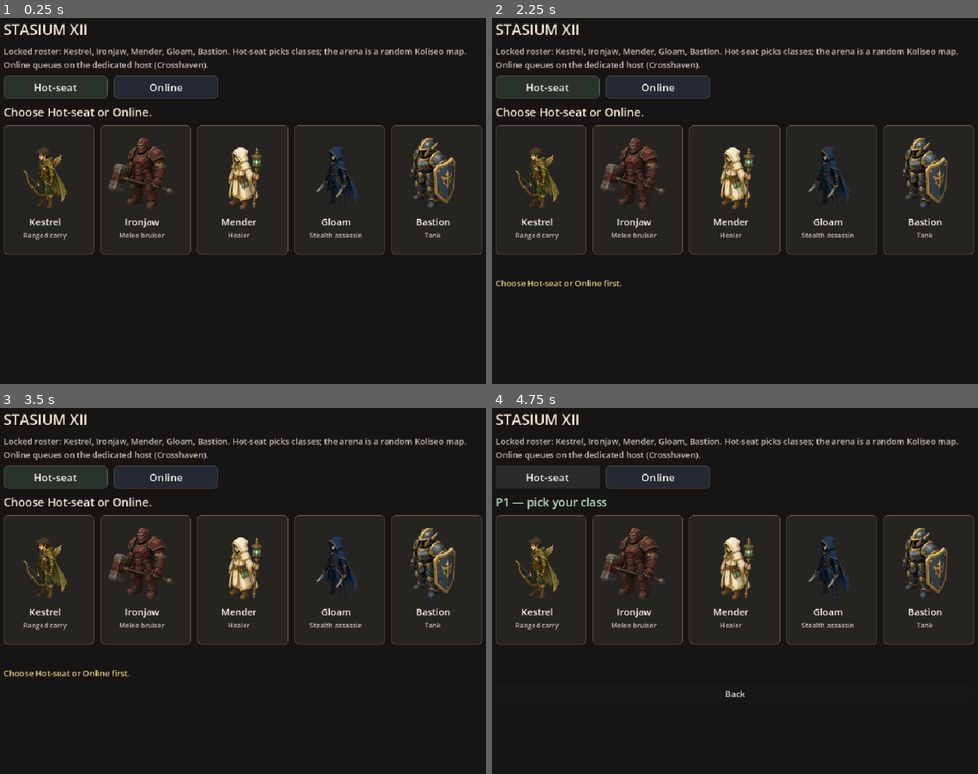
Above: before the commit, frames 1-4 (two rows, left to right).
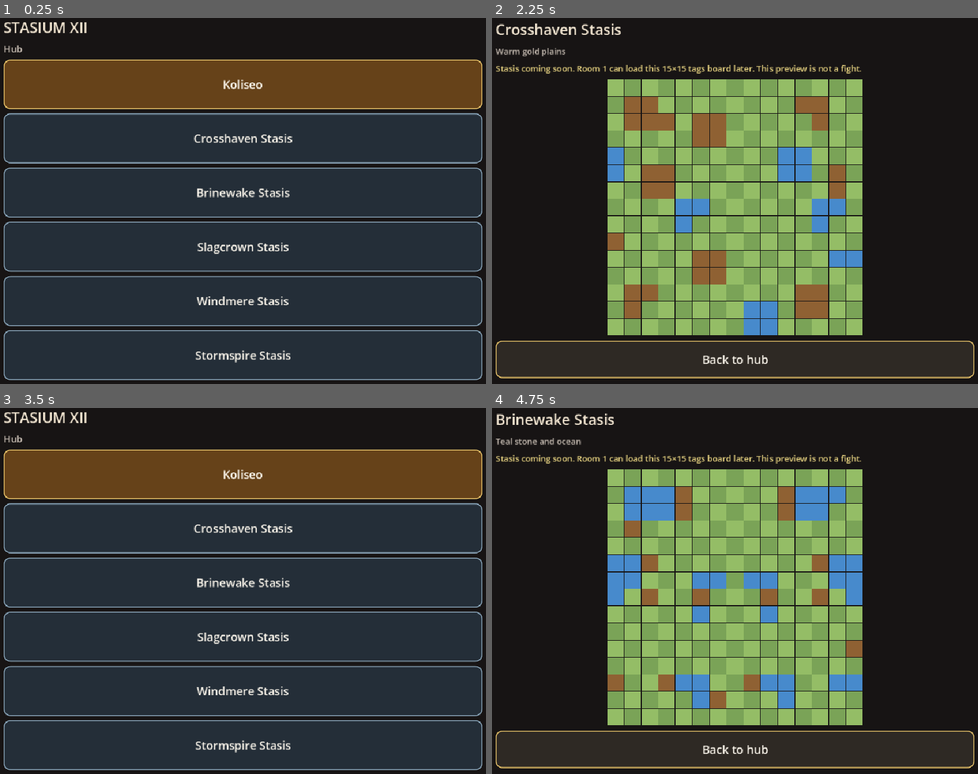
Above: after the commit, the same moments.

Repository: maurogp12/stasiumxii
Game: Godot game, scene res://scenes/mobile_hub.tscn
The game is run twice, just before and just after one commit, with the same random seed, the same clock (stepped at 60 frames per second) and the same inputs. Before the commit the project starts from res://scenes/class_select.tscn.
Inputs (mouse positions are in pixels of both pictures, inside the frame that each line leads up to):
- Up to frame 1 (0.25 s): no input
- Up to frame 2 (2.25 s): click (735, 83) at 0.5 s, where only the run after the commit has a clickable "Koliseo"; click (759, 87) at 1.25 s, where only the run after the commit has a clickable "Back to hub"; click (735, 138) at 2 s, where only the run after the commit has a clickable "Crosshaven Stasis"
- Up to frame 3 (3.5 s): click (243, 748) at 2.75 s, where only the run after the commit has a clickable "Back to hub"
- Up to frame 4 (4.75 s): click (735, 583) at 3.5 s, where only the run after the commit has a clickable "Brinewake Stasis"; click (545, 477) at 4.25 s, where only the run before the commit has a clickable "Hot-seat"

The runs differ from the first frame. In frame 1, 59% of the frame differs, in the area x 0-100%, y 1-99%; in frame 2, 43%; in frame 3, 59%; in frame 4, 41%.

Commit message:
Add a mobile hub with Koliseo and five Stasis doors
F5 on the mobile branch opens the hub. Koliseo still uses class select
and a random arena. Each Stasis door opens a non-combat stub for that
biome's 15×15 tags board.

Co-authored-by: maurogp12 <maurogp12@users.noreply.github.com>

Diff:
--- a/project.godot
+++ b/project.godot
@@ -11,7 +11,7 @@
 [application]
 
 config/name="stasiumxii"
-run/main_scene="res://scenes/class_select.tscn"
+run/main_scene="res://scenes/mobile_hub.tscn"
 config/features=PackedStringArray("4.7", "Forward Plus")
 config/icon="res://icon.svg"
 
--- a/scenes/class_select.gd
+++ b/scenes/class_select.gd
@@ -1,7 +1,8 @@
 extends Control
 class_name ClassSelect
 
-## Main scene. Hot-seat is P1, then P2, then the local duel on a random Koliseo map.
+## Koliseo screen. Hot-seat is P1, then P2, then the local duel on a random Koliseo map.
+## The mobile hub is the branch entry; this scene opens from the Koliseo door.
 ## Online pick calls NetSession.select_class (rpc_select_class once connected).
 ## Online stays on Crosshaven; the dedicated host does not share a map pick.
 ## Queue calls start_queue_client, which sends rpc_enqueue. Queue is the Find Match control.
@@ -11,6 +12,7 @@
 ## --class, --queue, --join, and --host skip this screen. --dedicated never shows it.
 
 const MAIN_SCENE := "res://main.tscn"
+const HUB_SCENE := "res://scenes/mobile_hub.tscn"
 const SEAT_P1 := Color("#2E5A3C")
 const SEAT_P2 := Color("#8B2E2E")
 const SEAT_P1_TEXT := Color("#B7E0C4")
@@ -197,6 +199,15 @@
 	return result
 
 
+func return_to_hub() -> void:
+	if _phase == "dedicated" or _leaving:
+		return
+	if NetSession.is_online() or (NetSession.is_queue_client() and NetSession.is_client()):
+		NetSession.return_to_hotseat()
+	_leaving = true
+	get_tree().change_scene_to_file(HUB_SCENE)
+
+
 func go_back() -> void:
 	if _phase == "dedicated" or _leaving:
 		return
@@ -320,6 +331,14 @@
 	_mode_buttons["online"] = _mode_button("Online", "online")
 	mode_row.add_child(_mode_buttons["hotseat"])
 	mode_row.add_child(_mode_buttons["online"])
+	var hub_button := Button.new()
+	hub_button.text = "Back to hub"
+	hub_button.custom_minimum_size = Vector2(160, 48)
+	hub_button.add_theme_font_size_override("font_size", 18)
+	hub_button.add_theme_color_override("font_color", Color(0.98, 0.96, 0.92))
+	hub_button.add_theme_stylebox_override("normal", _hub_return_style())
+	hub_button.pressed.connect(return_to_hub)
+	mode_row.add_child(hub_button)
 
 	_prompt = Label.new()
 	_prompt.add_theme_font_size_override("font_size", 22)
@@ -672,6 +691,15 @@
 	return style
 
 
+func _hub_return_style() -> StyleBoxFlat:
+	var style := StyleBoxFlat.new()
+	style.bg_color = Color(0.18, 0.16, 0.14)
+	style.border_color = Color(0.93, 0.78, 0.42)
+	style.set_border_width_all(1)
+	style.set_corner_radius_all(8)
+	return style
+
+
 func _mode_style(mode_id: String, active: bool) -> StyleBoxFlat:
 	var style := StyleBoxFlat.new()
 	if mode_id == "hotseat":
--- /dev/null
+++ b/scenes/mobile_hub.gd
@@ -0,0 +1,148 @@
+extends Control
+class_name MobileHub
+
+## Mobile-branch entry (`project.godot` `run/main_scene`).
+## Koliseo opens the existing class-select / hot-seat path.
+## Each Stasis door opens the stub scene for that ship biome.
+## `--dedicated`, `--class`, `--queue`, `--join`, and `--host` skip this
+## screen and follow the class-select route (no map picker).
+
+const MOBILE_HUB := "res://scenes/mobile_hub.tscn"
+const STASIS_STUB := "res://scenes/stasis_stub.tscn"
+const KOLISEO_SCENE := "res://scenes/class_select.tscn"
+## Fat hit targets on the 960×720 canvas. The stack fits that window, and
+## the buttons grow when stretch aspect expand adds height (portrait).
+const DOOR_MIN_HEIGHT := 72
+
+## Biome id for the stub scene. Empty until a Stasis door is pressed.
+static var pending_biome_id: String = ""
+
+var _auto_launch: bool = true
+var _doors: Array[Button] = []
+var _door_ids: Array[String] = []
+
+
+static func boot_route(args: PackedStringArray) -> String:
+	var net: Script = load("res://backend/net_session.gd")
+	return ClassSelect.route_for_plan(net.plan_from_args(args))
+
+
+func _ready() -> void:
+	set_anchors_and_offsets_preset(Control.PRESET_FULL_RECT)
+	if _auto_launch and boot_route(OS.get_cmdline_user_args()) != "picker":
+		call_deferred("open_koliseo")
+		return
+	_build()
+
+
+func door_count() -> int:
+	return _doors.size()
+
+
+func door_id(index: int) -> String:
+	if index < 0 or index >= _door_ids.size():
+		return ""
+	return _door_ids[index]
+
+
+func door_text(index: int) -> String:
+	if index < 0 or index >= _doors.size():
+		return ""
+	return _doors[index].text
+
+
+func open_koliseo() -> void:
+	pending_biome_id = ""
+	if not _auto_launch:
+		return
+	get_tree().change_scene_to_file(KOLISEO_SCENE)
+
+
+func open_stasis(map_id: String) -> void:
+	var id := CellTagMap.normalize_id(map_id)
+	if not CellTagMap.is_ship_map(id):
+		return
+	pending_biome_id = id
+	if not _auto_launch:
+		return
+	get_tree().change_scene_to_file(STASIS_STUB)
+
+
+func _build() -> void:
+	var bg := ColorRect.new()
+	bg.set_anchors_and_offsets_preset(Control.PRESET_FULL_RECT)
+	bg.color = Color(0.09, 0.08, 0.08)
+	bg.mouse_filter = Control.MOUSE_FILTER_IGNORE
+	add_child(bg)
+
+	var margin := MarginContainer.new()
+	margin.set_anchors_and_offsets_preset(Control.PRESET_FULL_RECT)
+	margin.add_theme_constant_override("margin_left", 20)
+	margin.add_theme_constant_override("margin_right", 20)
+	margin.add_theme_constant_override("margin_top", 12)
+	margin.add_theme_constant_override("margin_bottom", 12)
+	add_child(margin)
+
+	var col := VBoxContainer.new()
+	col.size_flags_horizontal = Control.SIZE_EXPAND_FILL
+	col.size_flags_vertical = Control.SIZE_EXPAND_FILL
+	col.add_theme_constant_override("separation", 8)
+	margin.add_child(col)
+
+	var title := Label.new()
+	title.text = "STASIUM XII"
+	title.add_theme_font_size_override("font_size", 28)
+	title.add_theme_color_override("font_color", Color(0.95, 0.9, 0.82))
+	col.add_child(title)
+
+	var blurb := Label.new()
+	blurb.text = "Hub"
+	blurb.add_theme_font_size_override("font_size", 18)
+	blurb.add_theme_color_override("font_color", Color(0.78, 0.74, 0.7))
+	col.add_child(blurb)
+
+	_add_door(col, "koliseo", "Koliseo", true)
+	for map_id in CellTagMap.SHIP_MAPS:
+		_add_door(col, str(map_id), "%s Stasis" % CellTagMap.label_of(str(map_id)), false)
+
+
+func _add_door(parent: Node, door_id: String, label: String, koliseo: bool) -> void:
+	var button := Button.new()
+	button.text = label
+	button.custom_minimum_size = Vector2(0, DOOR_MIN_HEIGHT)
+	button.size_flags_horizontal = Control.SIZE_EXPAND_FILL
+	button.size_flags_vertical = Control.SIZE_EXPAND_FILL
+	button.focus_mode = Control.FOCUS_ALL
+	button.mouse_default_cursor_shape = Control.CURSOR_POINTING_HAND
+	button.add_theme_font_size_override("font_size", 22)
+	button.add_theme_color_override("font_color", Color(0.98, 0.96, 0.92))
+	button.add_theme_color_override("font_hover_color", Color(1, 0.98, 0.94))
+	button.add_theme_color_override("font_pressed_color", Color(0.98, 0.96, 0.92))
+	button.add_theme_stylebox_override("normal", _door_style(koliseo, false))
+	button.add_theme_stylebox_override("hover", _door_style(koliseo, true))
+	button.add_theme_stylebox_override("pressed", _door_style(koliseo, true))
+	button.add_theme_stylebox_override("focus", _door_style(koliseo, true))
+	if koliseo:
+		button.pressed.connect(open_koliseo)
+	else:
+		button.pressed.connect(open_stasis.bind(door_id))
+	parent.add_child(button)
+	_doors.append(button)
+	_door_ids.append(door_id)
+
+
+func _door_style(koliseo: bool, lit: bool) -> StyleBoxFlat:
+	var style := StyleBoxFlat.new()
+	if koliseo:
+		style.bg_color = Color(0.50, 0.34, 0.14) if lit else Color(0.40, 0.26, 0.10)
+		style.border_color = Color(0.93, 0.78, 0.42)
+	else:
+		style.bg_color = Color(0.20, 0.26, 0.32) if lit else Color(0.14, 0.18, 0.22)
+		style.border_color = Color(0.55, 0.66, 0.74)
+	style.set_border_width_all(2)
+	style.set_corner_radius_all(12)
+	style.content_margin_left = 16
+	style.content_margin_right = 16
+	style.content_margin_top = 8
+	style.content_margin_bottom = 8
+	return style
--- /dev/null
+++ b/scenes/mobile_hub.tscn
@@ -0,0 +1,11 @@
+[gd_scene load_steps=2 format=3 uid="uid://cmobilehub0001"]
+
+[ext_resource type="Script" path="res://scenes/mobile_hub.gd" id="1_hub"]
+
+[node name="MobileHub" type="Control"]
+anchors_preset = 15
+anchor_right = 1.0
+anchor_bottom = 1.0
+grow_horizontal = 2
+grow_vertical = 2
+script = ExtResource("1_hub")
--- /dev/null
+++ b/scenes/stasis_stub.gd
@@ -0,0 +1,213 @@
+extends Control
+class_name StasisStub
+
+## Placeholder Stasis run. Names the biome and can draw that biome's
+## existing 15×15 tags as a non-combat preview. No dungeon layout, loot,
+## keys, trash, or boss. Back returns to the hub.
+
+var _auto_launch: bool = true
+var _biome_id: String = ""
+var _title: Label
+var _blurb: Label
+var _status: Label
+var _preview: TagsPreview
+var _tags_ok: bool = false
+var _board_size: Vector2i = Vector2i.ZERO
+
+
+func _ready() -> void:
+	set_anchors_and_offsets_preset(Control.PRESET_FULL_RECT)
+	_biome_id = CellTagMap.normalize_id(MobileHub.pending_biome_id)
+	_build()
+	_apply_biome(_biome_id)
+
+
+func biome_id() -> String:
+	return _biome_id
+
+
+func title_text() -> String:
+	if _title == null:
+		return ""
+	return _title.text
+
+
+func status_text() -> String:
+	if _status == null:
+		return ""
+	return _status.text
+
+
+func tags_ok() -> bool:
+	return _tags_ok
+
+
+func board_size() -> Vector2i:
+	return _board_size
+
+
+func preview_cells() -> int:
+	if _preview == null:
+		return 0
+	return _preview.cell_count()
+
+
+func back_to_hub() -> void:
+	if not _auto_launch:
+		return
+	get_tree().change_scene_to_file(MobileHub.MOBILE_HUB)
+
+
+func _apply_biome(map_id: String) -> void:
+	_tags_ok = false
+	_board_size = Vector2i.ZERO
+	if _preview != null:
+		_preview.clear_board()
+	if not CellTagMap.is_ship_map(map_id):
+		_title.text = "Stasis"
+		_blurb.text = "Stub run. No rooms, loot, or combat."
+		_status.text = "Stasis coming soon. Open a biome door from the hub."
+		return
+	var label := CellTagMap.label_of(map_id)
+	_title.text = "%s Stasis" % label
+	_blurb.text = CellTagMap.blurb_of(map_id)
+	var tags := CellTagMap.load_file(CellTagMap.tags_path_for(map_id))
+	var width := int(tags.get("width", 0))
+	var height := int(tags.get("height", 0))
+	if bool(tags.get("ok", false)) and width == 15 and height == 15:
+		_tags_ok = true
+		_board_size = Vector2i(width, height)
+		_preview.set_tags(tags)
+		_status.text = "Stasis coming soon. Room 1 can load this 15×15 tags board later. This preview is not a fight."
+		return
+	_status.text = "Stasis coming soon. This biome's tags board did not load."
+
+
+func _build() -> void:
+	var bg := ColorRect.new()
+	bg.set_anchors_and_offsets_preset(Control.PRESET_FULL_RECT)
+	bg.color = Color(0.09, 0.08, 0.08)
+	bg.mouse_filter = Control.MOUSE_FILTER_IGNORE
+	add_child(bg)
+
+	var margin := MarginContainer.new()
+	margin.set_anchors_and_offsets_preset(Control.PRESET_FULL_RECT)
+	margin.add_theme_constant_override("margin_left", 20)
+	margin.add_theme_constant_override("margin_right", 20)
+	margin.add_theme_constant_override("margin_top", 16)
+	margin.add_theme_constant_override("margin_bottom", 16)
+	add_child(margin)
+
+	var col := VBoxContainer.new()
+	col.size_flags_horizontal = Control.SIZE_EXPAND_FILL
+	col.size_flags_vertical = Control.SIZE_EXPAND_FILL
+	col.add_theme_constant_override("separation", 10)
+	margin.add_child(col)
+
+	_title = Label.new()
+	_title.add_theme_font_size_override("font_size", 28)
+	_title.add_theme_color_override("font_color", Color(0.95, 0.9, 0.82))
+	col.add_child(_title)
+
+	_blurb = Label.new()
+	_blurb.autowrap_mode = TextServer.AUTOWRAP_WORD_SMART
+	_blurb.add_theme_color_override("font_color", Color(0.78, 0.74, 0.7))
+	col.add_child(_blurb)
+
+	_status = Label.new()
+	_status.autowrap_mode = TextServer.AUTOWRAP_WORD_SMART
+	_status.add_theme_font_size_override("font_size", 16)
+	_status.add_theme_color_override("font_color", Color(0.9, 0.82, 0.5))
+	col.add_child(_status)
+
+	_preview = TagsPreview.new()
+	_preview.custom_minimum_size = Vector2(0, 240)
+	_preview.size_flags_horizontal = Control.SIZE_EXPAND_FILL
+	_preview.size_flags_vertical = Control.SIZE_EXPAND_FILL
+	_preview.mouse_filter = Control.MOUSE_FILTER_IGNORE
+	col.add_child(_preview)
+
+	var back := Button.new()
+	back.text = "Back to hub"
+	back.custom_minimum_size = Vector2(0, 72)
+	back.size_flags_horizontal = Control.SIZE_EXPAND_FILL
+	back.focus_mode = Control.FOCUS_ALL
+	back.mouse_default_cursor_shape = Control.CURSOR_POINTING_HAND
+	back.add_theme_font_size_override("font_size", 22)
+	back.add_theme_color_override("font_color", Color(0.98, 0.96, 0.92))
+	back.add_theme_stylebox_override("normal", _back_style(false))
+	back.add_theme_stylebox_override("hover", _back_style(true))
+	back.add_theme_stylebox_override("pressed", _back_style(true))
+	back.add_theme_stylebox_override("focus", _back_style(true))
+	back.pressed.connect(back_to_hub)
+	col.add_child(back)
+
+
+func _back_style(lit: bool) -> StyleBoxFlat:
+	var style := StyleBoxFlat.new()
+	style.bg_color = Color(0.28, 0.24, 0.18) if lit else Color(0.18, 0.16, 0.14)
+	style.border_color = Color(0.93, 0.78, 0.42)
+	style.set_border_width_all(2)
+	style.set_corner_radius_all(12)
+	style.content_margin_top = 8
+	style.content_margin_bottom = 8
+	return style
+
+
+class TagsPreview extends Control:
+	## Flat squares from the ship tags file. Colors are BoardTile.fill_color
+	## (the same terrain fills the duel board uses under its art). Not a fight.
+
+	var _colors: Dictionary = {}
+	var _width: int = 0
+	var _height: int = 0
+
+
+	func _ready() -> void:
+		if not resized.is_connected(queue_redraw):
+			resized.connect(queue_redraw)
+
+
+	func cell_count() -> int:
+		return _colors.size()
+
+
+	func clear_board() -> void:
+		_colors.clear()
+		_width = 0
+		_height = 0
+		queue_redraw()
+
+
+	func set_tags(tags: Dictionary) -> void:
+		_colors.clear()
+		_width = int(tags.get("width", 0))
+		_height = int(tags.get("height", 0))
+		var probe := BoardTile.new()
+		for item in tags.get("cells", []):
+			if typeof(item) != TYPE_DICTIONARY:
+				continue
+			var rec: Dictionary = item
+			var pos: Vector2i = rec.get("pos", Vector2i(-1, -1))
+			if pos.x < 0 or pos.y < 0:
+				continue
+			probe.terrain_type = str(rec.get("terrain", "ground"))
+			probe.grid_position = pos
+			_colors[pos] = probe.fill_color()
+		probe.free()
+		queue_redraw()
+
+
+	func _draw() -> void:
+		if _width <= 0 or _height <= 0 or size.x <= 1.0 or size.y <= 1.0:
+			return
+		var gap := 1.0
+		var cell := minf((size.x - gap * float(_width - 1)) / float(_width), (size.y - gap * float(_height - 1)) / float(_height))
+		if cell <= 0.0:
+			return
+		var board := Vector2(cell * float(_width) + gap * float(_width - 1), cell * float(_height) + gap * float(_height - 1))
+		var origin := (size - board) * 0.5
+		for key in _colors.keys():
+			var pos: Vector2i = key
+			var at := origin + Vector2(float(pos.x) * (cell + gap), float(pos.y) * (cell + gap))
+			draw_rect(Rect2(at, Vector2(cell, cell)), _colors[key])
--- /dev/null
+++ b/scenes/stasis_stub.tscn
@@ -0,0 +1,11 @@
+[gd_scene load_steps=2 format=3 uid="uid://cstasisstub01"]
+
+[ext_resource type="Script" path="res://scenes/stasis_stub.gd" id="1_stub"]
+
+[node name="StasisStub" type="Control"]
+anchors_preset = 15
+anchor_right = 1.0
+anchor_bottom = 1.0
+grow_horizontal = 2
+grow_vertical = 2
+script = ExtResource("1_stub")
--- a/tests/run_class_picker_tests.gd
+++ b/tests/run_class_picker_tests.gd
@@ -38,7 +38,8 @@
 	eq(_script.route_for_plan(net.plan_from_args(PackedStringArray(["--host", "7777"]))), "board", "--host skips the picker")
 	eq(_script.route_for_plan(net.plan_from_args(PackedStringArray([]))), "picker", "no flags show the picker")
 	var project := FileAccess.get_file_as_string("res://project.godot")
-	truthy(project.contains("res://scenes/class_select.tscn"), "main scene is the class select screen")
+	truthy(project.contains('run/main_scene="res://scenes/mobile_hub.tscn"'), "mobile branch boots the hub")
+	truthy(FileAccess.file_exists("res://scenes/class_select.tscn"), "Koliseo still uses the class select scene")
 
 
 func _test_roles_and_art() -> void:
--- /dev/null
+++ b/tests/run_mobile_hub_tests.gd
@@ -0,0 +1,140 @@
+extends SceneTree
+
+## Mobile hub shell. Koliseo opens class select. Each Stasis door is a stub
+## that can read that biome's 15×15 tags. No combat changes.
+## Run: godot --headless --path . -s res://tests/run_mobile_hub_tests.gd
+
+var _failed: int = 0
+var _passed: int = 0
+
+
+func _initialize() -> void:
+	# _ready does not run for nodes added before the first frame.
+	process_frame.connect(_run, CONNECT_ONE_SHOT)
+
+
+func _run() -> void:
+	_test_boot_scene()
+	_test_cli_still_skips_to_koliseo_route()
+	_test_hub_doors()
+	_test_stasis_stubs()
+	_test_sources_leave_combat_alone()
+	print("Mobile hub tests: %d passed, %d failed" % [_passed, _failed])
+	quit(1 if _failed > 0 else 0)
+
+
+func _test_boot_scene() -> void:
+	var project := FileAccess.get_file_as_string("res://project.godot")
+	truthy(project.contains('run/main_scene="res://scenes/mobile_hub.tscn"'), "main scene is the mobile hub")
+	truthy(project.contains("window/size/viewport_width=960"), "viewport width stays 960")
+	truthy(project.contains("window/size/viewport_height=720"), "viewport height stays 720")
+	truthy(project.contains('window/stretch/mode="canvas_items"'), "stretch mode stays canvas_items")
+	truthy(project.contains('window/stretch/aspect="expand"'), "stretch aspect stays expand")
+	var preset := FileAccess.get_file_as_string("res://export_presets.cfg")
+	truthy(preset.contains('name="Android"'), "Android export preset is still named Android")
+	truthy(preset.contains("com.maurogp12.stasiumxii.mobile"), "Android package id is unchanged")
+	truthy(FileAccess.file_exists("res://scenes/class_select.tscn"), "class select scene remains")
+	truthy(FileAccess.file_exists("res://scenes/mobile_hub.tscn"), "hub scene exists")
+	truthy(FileAccess.file_exists("res://scenes/stasis_stub.tscn"), "stasis stub scene exists")
+
+
+func _test_cli_still_skips_to_koliseo_route() -> void:
+	var hub: Script = load("res://scenes/mobile_hub.gd")
+	eq(hub.boot_route(PackedStringArray()), "picker", "F5 with no flags shows the hub")
+	eq(hub.boot_route(PackedStringArray(["--dedicated", "7777"])), "dedicated", "--dedicated still skips the hub")
+	eq(hub.boot_route(PackedStringArray(["--class", "bastion"])), "board", "--class still skips the hub")
+	eq(hub.boot_route(PackedStringArray(["--host", "7777"])), "board", "--host still skips the hub")
+	eq(hub.boot_route(PackedStringArray(["--join", "127.0.0.1:7777"])), "board", "--join still skips the hub")
+	eq(hub.boot_route(PackedStringArray(["--queue", "127.0.0.1:7777", "--class", "kestrel"])), "board", "--queue still skips the hub")
+
+
+func _test_hub_doors() -> void:
+	var hub := _hub()
+	eq(hub.door_count(), 6, "hub has Koliseo plus five Stasis doors")
+	eq(hub.door_id(0), "koliseo", "first door is Koliseo")
+	eq(hub.door_text(0), "Koliseo", "Koliseo label")
+	eq(hub.door_text(1), "Crosshaven Stasis", "Crosshaven door")
+	eq(hub.door_text(2), "Brinewake Stasis", "Brinewake door")
+	eq(hub.door_text(3), "Slagcrown Stasis", "Slagcrown door")
+	eq(hub.door_text(4), "Windmere Stasis", "Windmere door")
+	eq(hub.door_text(5), "Stormspire Stasis", "Stormspire door")
+	var ids: Array[String] = []
+	for index in range(hub.door_count()):
+		var button: Button = hub._doors[index]
+		eq(button.custom_minimum_size.y >= 48, true, "%s hit target is at least 48px" % hub.door_text(index))
+		if index > 0:
+			ids.append(hub.door_id(index))
+	eq(ids, ["crosshaven", "brinewake", "slagcrown", "windmere", "stormspire"], "stasis doors use the five ship ids")
+	hub.open_koliseo()
+	eq(str(load("res://scenes/mobile_hub.gd").pending_biome_id), "", "Koliseo does not keep a stasis biome")
+	hub.open_stasis("windmere")
+	eq(str(load("res://scenes/mobile_hub.gd").pending_biome_id), "windmere", "Stasis door stores the biome id")
+	hub.open_stasis("not_a_biome")
+	eq(str(load("res://scenes/mobile_hub.gd").pending_biome_id), "windmere", "unknown ids do not replace the biome")
+	hub.free()
+
+
+func _test_stasis_stubs() -> void:
+	var script: Script = load("res://scenes/mobile_hub.gd")
+	for map_id in ["crosshaven", "brinewake", "slagcrown", "windmere", "stormspire"]:
+		script.pending_biome_id = map_id
+		var stub := _stub()
+		eq(stub.biome_id(), map_id, "%s stub keeps the biome id" % map_id)
+		eq(stub.title_text(), "%s Stasis" % CellTagMap.label_of(map_id), "%s stub titles the biome" % map_id)
+		eq(stub.tags_ok(), true, "%s tags board loads" % map_id)
+		eq(stub.board_size(), Vector2i(15, 15), "%s preview is 15×15" % map_id)
+		eq(stub.preview_cells(), 225, "%s preview keeps every tags cell" % map_id)
+		eq(stub._blurb.text, CellTagMap.blurb_of(map_id), "%s stub uses the catalog blurb" % map_id)
+		truthy(stub.status_text().contains("Stasis coming soon"), "%s stub says Stasis is not ready" % map_id)
+		truthy(stub.status_text().contains("not a fight"), "%s preview is non-combat" % map_id)
+		stub.back_to_hub()
+		stub.free()
+	script.pending_biome_id = ""
+	var empty := _stub()
+	eq(empty.tags_ok(), false, "an empty door does not invent a board")
+	truthy(empty.status_text().contains("Stasis coming soon"), "empty stub still says coming soon")
+	empty.free()
+	script.pending_biome_id = ""
+
+
+func _test_sources_leave_combat_alone() -> void:
+	var hub_src := FileAccess.get_file_as_string("res://scenes/mobile_hub.gd")
+	var stub_src := FileAccess.get_file_as_string("res://scenes/stasis_stub.gd")
+	var select_src := FileAccess.get_file_as_string("res://scenes/class_select.gd")
+	eq(hub_src.contains("func pick_map"), false, "hub has no map picker")
+	eq(hub_src.contains("CombatSim"), false, "hub does not touch CombatSim")
+	eq(stub_src.contains("CombatSim"), false, "stasis stub does not touch CombatSim")
+	eq(stub_src.contains("reset_match"), false, "stasis stub does not start a match")
+	truthy(select_src.contains("res://scenes/mobile_hub.tscn"), "class select can return to the hub")
+	truthy(select_src.contains("roll_hotseat_map"), "Koliseo still rolls a hot-seat arena")
+	eq(select_src.contains("func pick_map"), false, "class select still has no map picker")
+
+
+func _hub() -> Node:
+	var hub: Node = (load("res://scenes/mobile_hub.tscn") as PackedScene).instantiate()
+	hub._auto_launch = false
+	root.add_child(hub)
+	return hub
+
+
+func _stub() -> Node:
+	var stub: Node = (load("res://scenes/stasis_stub.tscn") as PackedScene).instantiate()
+	stub._auto_launch = false
+	root.add_child(stub)
+	return stub
+
+
+func eq(actual: Variant, expected: Variant, msg: String) -> void:
+	if actual != expected:
+		_failed += 1
+		print("FAIL: %s  (got %s expected %s)" % [msg, actual, expected])
+	else:
+		_passed += 1
+
+
+func truthy(value: Variant, msg: String) -> void:
+	if not value:
+		_failed += 1
+		print("FAIL: %s  (got %s)" % [msg, value])
+	else:
+		_passed += 1
Not shown, added: scenes/mobile_hub.gd.uid
Not shown, added: scenes/stasis_stub.gd.uid
Not shown, added: tests/run_mobile_hub_tests.gd.uid
Not shown, added: docs/mobile_hub.md
